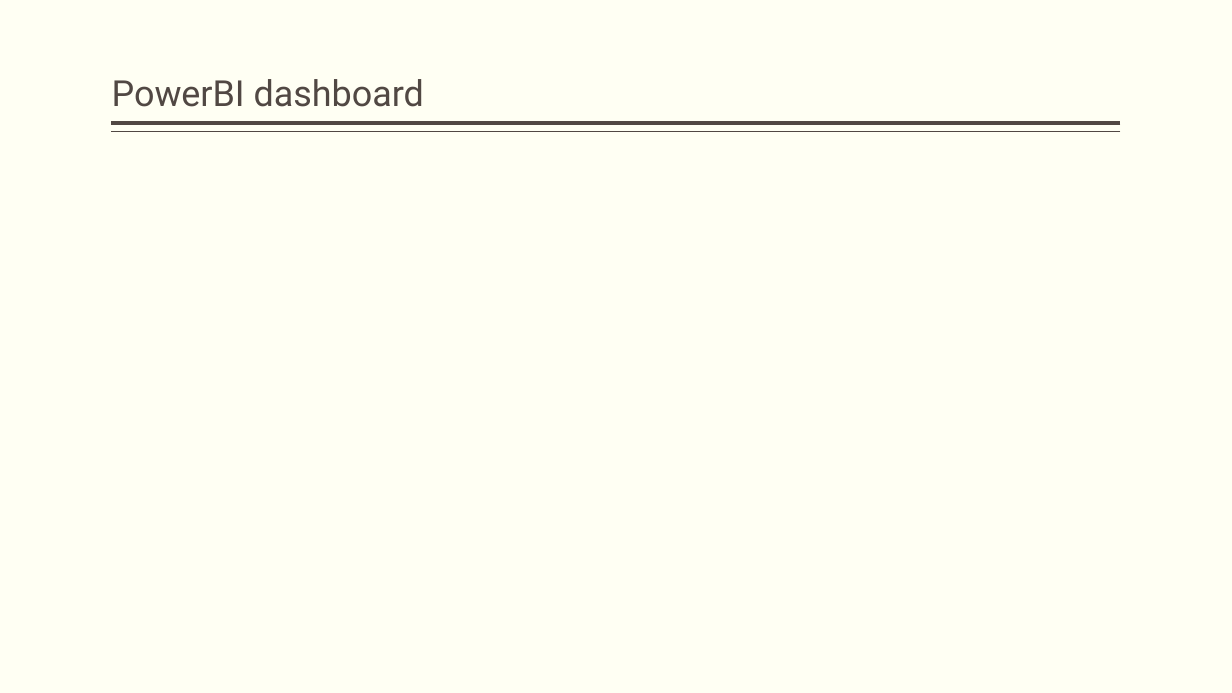
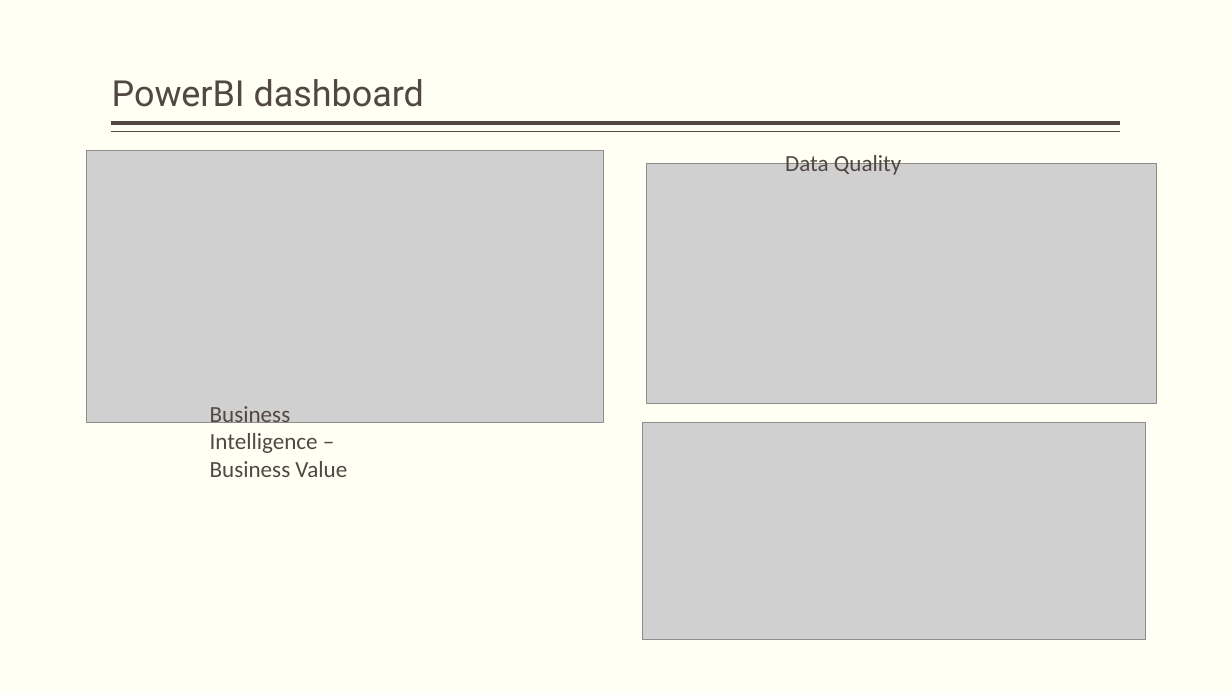
Before and after one commit to as-az01/QA-ProductDevDM05, a slide deck: slide 7 of LibrarySystemValidation.pptx. Drawn at 1232x693 pixels with LibreOffice and Linux fonts; fonts in the diff are those of the drawing; grey boxes stand for pictures. Boxes give left, top, right and bottom in pixels: in the first picture for what was removed or moved away, otherwise in the second. Text is boxed around its words. In the diff, an @@ line names an element or a change of style, - is before the commit and + after.

```diff
--- a/LibrarySystemValidation.pptx
+++ b/LibrarySystemValidation.pptx
@@ picture added at bbox=[87, 151, 604, 422] @@
@@ picture added at bbox=[647, 164, 1157, 404] @@
@@ text added at bbox=[785, 151, 901, 175], 18 pt, text #514843 @@
+Data Quality
@@ text added at bbox=[210, 406, 347, 477], 18 pt, text #514843 @@
+Business Intelligence – Business Value
@@ picture added at bbox=[642, 423, 1146, 640] @@
```
Also in this commit, not shown: 3 other slides changed, 1 slide added, 3 slides removed, 1 other file.
